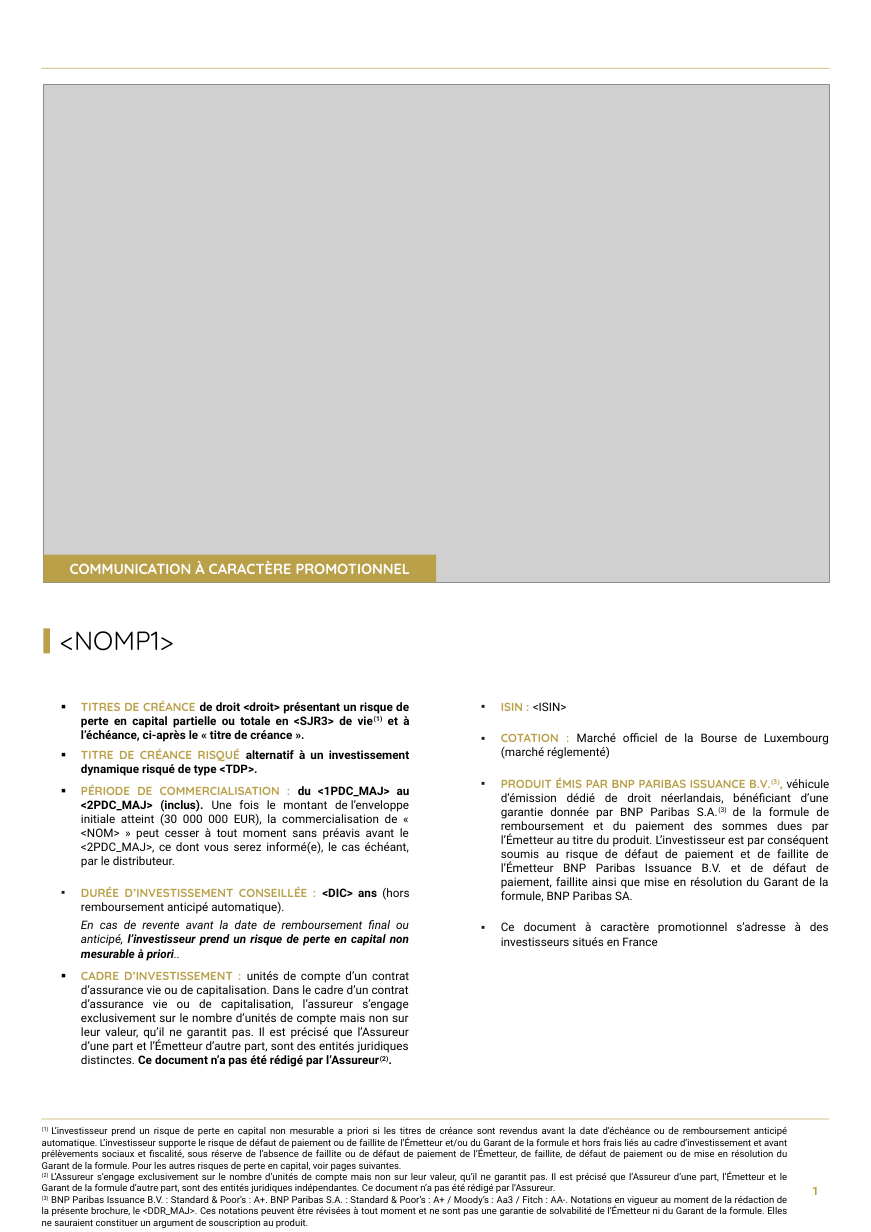
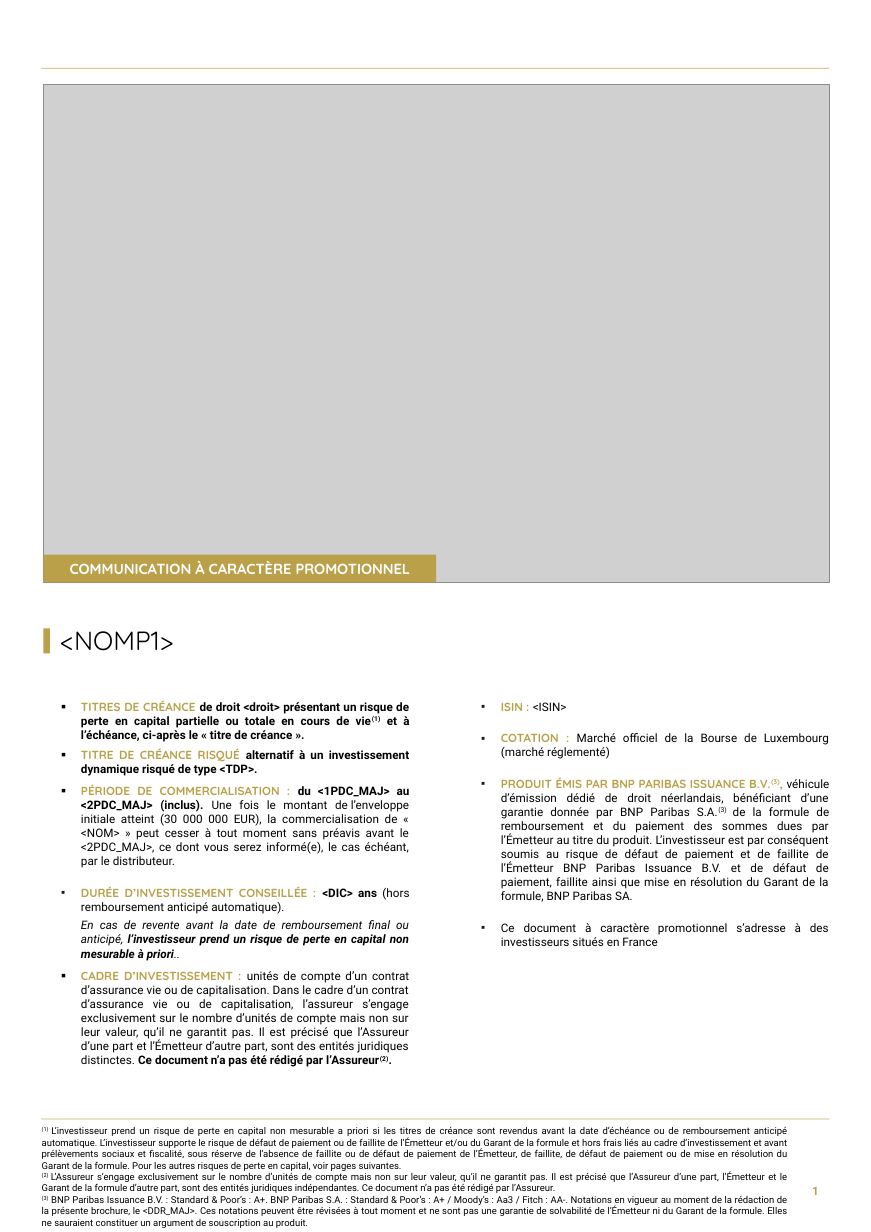
Before and after one commit to guillaumejacquin/equitim-project, a slide deck: slide 1 of Templates/testmercredi.pptx. Drawn at 871x1232 pixels with LibreOffice and Linux fonts; fonts in the diff are those of the drawing; grey boxes stand for pictures; background and template pictures are left out. Boxes give left, top, right and bottom in pixels: in the first picture for what was removed or moved away, otherwise in the second. Text is boxed around its words. In the diff, an @@ line names an element or a change of style, - is before the commit and + after.

```diff
--- a/Templates/testmercredi.pptx
+++ b/Templates/testmercredi.pptx
@@ text at (x1=81, y1=700, x2=409, y2=742): text changed @@
-▪ TITRES DE CRÉANCE de droit <droit> présentant un risque de perte en capital partielle ou totale en <SJR3> de vie(1) et à l’échéance, ci-après le « titre de créance ».
+▪ TITRES DE CRÉANCE de droit <droit> présentant un risque de perte en capital partielle ou totale en cours de vie(1) et à l’échéance, ci-après le « titre de créance ».
```
Also in this commit, not shown: 7 other slides changed, 18 other files.
